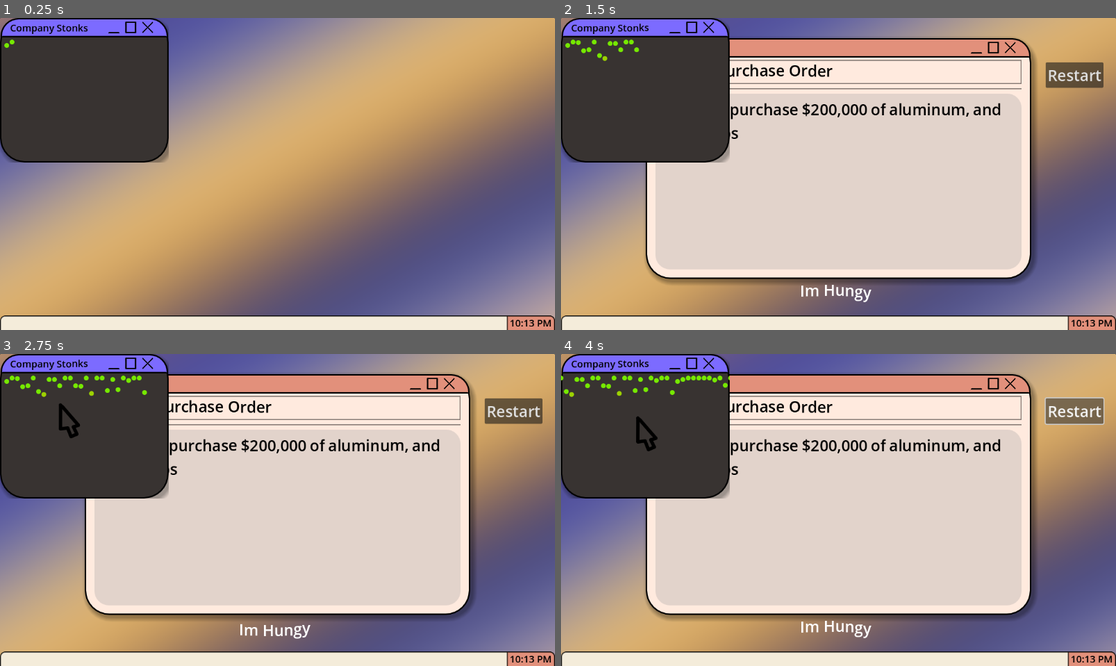
Above: before the commit, frames 1-4 (two rows, left to right).
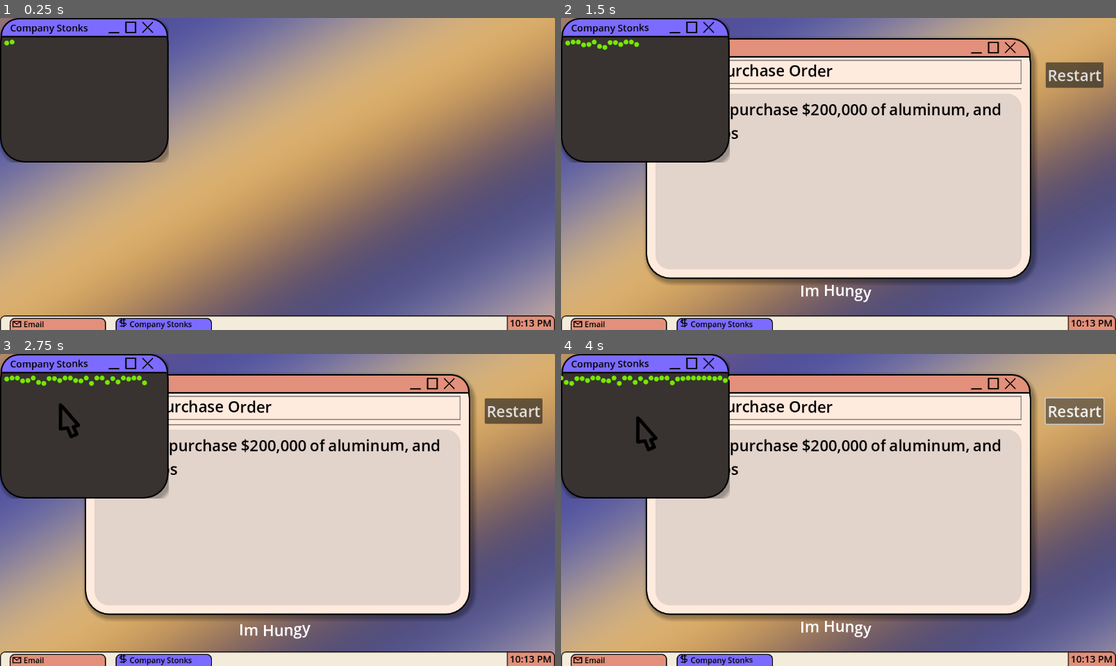
Above: after the commit, the same moments.

Repository: ikearatvibes/chill25_game
Game: Godot game, scene res://Scenes/game.tscn
Same seed, same stepped clock (60 frames per second), same inputs: the game is played once before the commit and once after it.
Inputs (mouse positions are in pixels of both pictures, inside the frame that each line leads up to):
- Up to frame 1 (0.25 s): no input
- Up to frame 2 (1.5 s): click "Company Stonks" at 0.5 s; click (594, 323) at 1.25 s, where only the run after the commit has a clickable "Email"
- Up to frame 3 (2.75 s): click "I’d" at 2 s
- Up to frame 4 (4 s): click "Company Stonks" at 2.75 s; click "Restart" at 3.5 s

The runs differ from the first frame. In frame 1, 1.4% of the frame differs, in the area x 0-39%, y 7-100%; in frame 2, 1.6%; in frame 3, 1.7%, in the area x 0-39%, y 6-100%; in frame 4, 1.7%.

Commit message:
Build 3

Diff:
--- a/Materials/Puzzles/testing/Test2Puzzle.tres
+++ b/Materials/Puzzles/testing/Test2Puzzle.tres
@@ -7,7 +7,7 @@
 name = "Test2"
 title = "RE: RE: RE: Vacation Request"
 starting_text = "I will be out tomorrow for vacation. See you soon Jeff."
-solved_text = Array[String](["I See you Jeff."])
+solved_text = Array[String](["I See you Jeff.", "I will be out for you Jeff.", "I will out you Jeff.", "I will out you soon Jeff.", "I will be out for you soon Jeff."])
 prompt = "In plain sight"
 word_deletes = 7
 word_moves = 0
--- a/Materials/Puzzles/testing/blackmail_threat.tres
+++ b/Materials/Puzzles/testing/blackmail_threat.tres
@@ -6,9 +6,9 @@
 script = ExtResource("1_dmo0r")
 name = "Blackmail Picnic"
 title = "RE: Employee Appreciation!"
-starting_text = "Barbara, I remember what you did at the company picnic last year. Or was it this year? I’ll have to pass on tomorrow sadly!! Hurry and take up the promotion Bill is offering to you, I might accidentally reveal it to everyone"
-solved_text = Array[String](["Barbara, I remember what you d …(76 unchanged characters)… o you, Or I might reveal it to everyone"])
+starting_text = "Barbara, I remember what you did at the company picnic last year. I’ll have to pass on tomorrow sadly!! Hurry and take up the promotion Bill is offering to you, I might accidentally reveal it to everyone"
+solved_text = Array[String](["Barbara, I remember what you d …(76 unchanged characters)… o you, Or I might reveal it to everyone", "Barbara, I remember what you did at the company picnic last year. Hurry and pass up the promotion Bill is offering to you, I might reveal it to everyone", "Barbara, I remember what you did at the company picnic last year. pass up the promotion Bill is offering you, Or I might accidentally reveal it to everyone"])
 prompt = "Blackmailed to Pass the Promotion
 "
-word_deletes = 14
+word_deletes = 9
 word_moves = 1
--- a/Materials/Puzzles/testing/drinking.tres
+++ b/Materials/Puzzles/testing/drinking.tres
@@ -7,7 +7,7 @@
 name = "Driving"
 title = "Well Done Everyone!"
 starting_text = "I am happy to say we won an award! Love you all, be sure to keep drinking water and be safe while driving!"
-solved_text = Array[String](["I love drinking and driving!", "I love drinking while driving!"])
+solved_text = Array[String](["I love drinking and driving!", "I love drinking while driving!", "I am drinking while driving!", "I am drinking and driving!"])
 prompt = "Unsafe and Irresponsible"
 word_deletes = 18
 word_moves = 0
--- /dev/null
+++ b/Materials/Puzzles/testing/im_not_sorry.tres
@@ -0,0 +1,13 @@
+[gd_resource type="Resource" script_class="Puzzle" load_steps=2 format=3 uid="uid://o5br0nnjd5l5"]
+
+[ext_resource type="Script" path="res://Materials/Puzzles/PuzzleResource.gd" id="1_bokcc"]
+
+[resource]
+script = ExtResource("1_bokcc")
+name = "ChipShippingMistake"
+title = "Chip Shipping Mistake"
+starting_text = "I'm sorry, this ordeal is not on you. Come to my office."
+solved_text = Array[String](["I'm not sorry, this ordeal is on you. Come to my office."])
+prompt = "Shifting Blame"
+word_deletes = 0
+word_moves = 1
--- a/Scenes/Windows/stonks_window.gd
+++ b/Scenes/Windows/stonks_window.gd
@@ -1,7 +1,7 @@
 extends WindowsBase
 
 var completion_percent : float = 0
-var y_variation : float = .15
+var y_variation : float = .05
 var stonk_pos : Array[float] = []
 var pips : Array[Control] = []
 var max_pips : int = 35
--- a/Scenes/Windows/window.gd
+++ b/Scenes/Windows/window.gd
@@ -2,6 +2,7 @@
 class_name PuzzleWindow
 
 var current_puzzle : Puzzle = null
+var solved_puzzle = false
 
 #texts
 var current_body : Array[String] = []:
@@ -16,6 +17,8 @@
 @onready var prompt: UsableRichText = $Background/Prompt
 @onready var background: Panel = $Background
 
+var undo_actions : Dictionary #{#add/move, [word, index]}
+
 #removal
 var currently_selected_removal : RemovalUI = null
 var word_removals : int = 0
@@ -30,17 +33,20 @@
 
 var delete_hint_clicked = false
 var word_hint_clicked = false
+var restart_hint_clicked = false
+
+@onready var mouse_indicatior: TextureRect = $Background/RestartButton/MouseIndicatior
 
 signal solved #calls when solved
 
 const USABLE_RICH_TEXT = preload("res://Scenes/Text/usable_rich_text.tscn")
-
 
 #~~~~~Setup~~~~~
 
 #loads a puzzle
 func load_puzzle(new_puzzle : Puzzle):
 	current_puzzle = new_puzzle
+	solved_puzzle = false
 
 	#load the body words
 	load_body_words()
@@ -143,6 +149,7 @@
 		#compare body with solution
 		if current_copy == split_solution:
 			print("Solved!")
+			solved_puzzle = true
 			solved.emit()
 			return
 		#else:
@@ -181,6 +188,8 @@
 
 	words_updated()
 
+	check_if_failed()
+
 func delete_word(word : UsableRichText):
 	if !word_hint_clicked:
 		word_hint_clicked = true
@@ -205,6 +214,15 @@
 		_on_word_removal_toggled(false)
 
 	words_updated()
+
+	check_if_failed()
+
+func check_if_failed():
+	if word_removals == 0 and word_moves == 0 and !solved_puzzle:
+		prompt.label_text = "Not bad enough, retry?"
+		if !restart_hint_clicked:
+			SignalBus.hint_clicked.emit()
+			mouse_indicatior.visible = true
 
 #~~~~~Toggle Removals~~~~~
 func removal_ui_clicked(ui : RemovalUI):
@@ -252,4 +270,9 @@
 
 #~~~~~Restart~~~~~
 func _on_restart_button_pressed() -> void:
+	if mouse_indicatior.visible:
+		restart_hint_clicked = true
+		mouse_indicatior.visible = false
+		SignalBus.hint_clicked.emit()
+
 	restart_puzzle()
--- a/Scenes/Windows/window.tscn
+++ b/Scenes/Windows/window.tscn
@@ -10,6 +10,7 @@
 [ext_resource type="Texture2D" uid="uid://bah1t6jnhk5pw" path="res://Assets/x_testing.png" id="5_bjh7j"]
 [ext_resource type="Texture2D" uid="uid://bth5xmq6nbufd" path="res://Assets/mail.png" id="6_br407"]
 [ext_resource type="Texture2D" uid="uid://ca1fcrldr5u0s" path="res://Assets/move_testing.png" id="6_sie1r"]
+[ext_resource type="PackedScene" uid="uid://4xjvif1s8666" path="res://Scenes/mouse_indicatior.tscn" id="10_m63xr"]
 
 [sub_resource type="StyleBoxFlat" id="StyleBoxFlat_o20wa"]
 bg_color = Color(1, 0.915643, 0.870732, 1)
@@ -219,6 +220,16 @@
 theme_override_font_sizes/font_size = 32
 text = "Restart"
 
+[node name="MouseIndicatior" parent="Background/RestartButton" instance=ExtResource("10_m63xr")]
+visible = false
+layout_mode = 0
+anchors_preset = 0
+offset_left = -35.0
+offset_top = -21.5
+offset_right = 92.9997
+offset_bottom = 106.5
+hint_clicked_tick = 0
+
 [node name="Prompt" parent="Background" instance=ExtResource("2_kjttx")]
 layout_mode = 1
 anchors_preset = -1
--- a/Scenes/Windows/window_manager.gd
+++ b/Scenes/Windows/window_manager.gd
@@ -17,12 +17,14 @@
 
 func load_next_puzzle():
 	window.load_puzzle(puzzle_progression[current_puzzle_index])
+	MusicManager.play_random_pitch(MusicManager.mail_in)
 
 	await window.enter_anim()
 
 func puzzle_solved():
 	#put small animation here
 	cpu_particles_2d.emitting = true #emit particles
+	MusicManager.play_random_pitch(MusicManager.mail_succeed)
 	await get_tree().create_timer(.5).timeout
 
 	next_button.visible = true
@@ -36,6 +38,7 @@
 		print("Game Won!")
 		return
 
+	MusicManager.play_random_pitch(MusicManager.mail_out)
 	await window.exit_anim()
 
 	completion_percent = float(current_puzzle_index) / float(puzzle_progression.size() - 1) #-1 for end message
--- /dev/null
+++ b/Scenes/app_taskbar.gd
@@ -0,0 +1,40 @@
+@tool
+extends Panel
+
+@export var window_focus : WindowsBase
+@onready var texture_rect: TextureRect = $HBoxContainer/TextureRect
+@onready var usable_rich_text: UsableRichText = $HBoxContainer/UsableRichText
+
+var mouse_hovering = false
+
+
+func _process(delta: float) -> void:
+	if Engine.is_editor_hint():
+		return
+
+	if Input.is_action_just_pressed("ClickWindow") and mouse_hovering:
+		print("Clicked")
+		SignalBus.focus_window.emit(window_focus)
+
+@export var icon : Texture:
+	set(value):
+		icon = value
+		if !is_inside_tree(): return
+		texture_rect.texture = icon
+
+@export var text : String:
+	set(value):
+		text = value
+		if !is_inside_tree(): return
+		usable_rich_text.label_text = text
+
+func _ready() -> void:
+	texture_rect.texture = icon
+	usable_rich_text.label_text = text
+
+
+func _on_mouse_entered() -> void:
+	mouse_hovering = true
+
+func _on_mouse_exited() -> void:
+	mouse_hovering = false
--- /dev/null
+++ b/Scenes/app_taskbar.tscn
@@ -0,0 +1,47 @@
+[gd_scene load_steps=5 format=3 uid="uid://du2vifs8fqviu"]
+
+[ext_resource type="Script" path="res://Scenes/app_taskbar.gd" id="1_f2cgy"]
+[ext_resource type="Texture2D" uid="uid://bth5xmq6nbufd" path="res://Assets/mail.png" id="1_qhy7b"]
+[ext_resource type="PackedScene" uid="uid://ct3tfncha3soj" path="res://Scenes/Text/usable_rich_text.tscn" id="3_kaydk"]
+
+[sub_resource type="StyleBoxFlat" id="StyleBoxFlat_xoef1"]
+bg_color = Color(0.886275, 0.564706, 0.482353, 1)
+border_width_left = 2
+border_width_top = 2
+border_width_right = 2
+border_color = Color(0, 0, 0, 1)
+corner_radius_top_left = 10
+corner_radius_top_right = 10
+
+[node name="AppTaskbar" type="Panel"]
+custom_minimum_size = Vector2(200, 20)
+theme_override_styles/panel = SubResource("StyleBoxFlat_xoef1")
+script = ExtResource("1_f2cgy")
+
+[node name="HBoxContainer" type="HBoxContainer" parent="."]
+layout_mode = 1
+anchors_preset = -1
+anchor_right = 1.0
+anchor_bottom = 1.0
+offset_left = 5.0
+grow_horizontal = 2
+grow_vertical = 2
+
+[node name="TextureRect" type="TextureRect" parent="HBoxContainer"]
+custom_minimum_size = Vector2(20, 20)
+layout_mode = 2
+size_flags_horizontal = 0
+texture = ExtResource("1_qhy7b")
+expand_mode = 1
+stretch_mode = 4
+
+[node name="UsableRichText" parent="HBoxContainer" instance=ExtResource("3_kaydk")]
+layout_mode = 2
+mouse_filter = 1
+theme_override_font_sizes/font_size = 16
+text = "Mail"
+label_text = "Mail"
+text_size = 16
+
+[connection signal="mouse_entered" from="." to="." method="_on_mouse_entered"]
+[connection signal="mouse_exited" from="." to="." method="_on_mouse_exited"]
--- a/Scenes/game.tscn
+++ b/Scenes/game.tscn
@@ -6,8 +6,10 @@
 [ext_resource type="Shader" path="res://Materials/Shaders/background.gdshader" id="2_vguof"]
 [ext_resource type="Script" path="res://Materials/Puzzles/PuzzleResource.gd" id="3_aj0kh"]
 [ext_resource type="PackedScene" uid="uid://d02tnwla7v5kh" path="res://Scenes/taskbar.tscn" id="3_y7vem"]
+[ext_resource type="PackedScene" uid="uid://du2vifs8fqviu" path="res://Scenes/app_taskbar.tscn" id="4_vg8jk"]
 [ext_resource type="Resource" uid="uid://cn8gss8d2dg45" path="res://Materials/Puzzles/testing/Test2Puzzle.tres" id="5_koc2f"]
 [ext_resource type="Resource" uid="uid://wksw4y3nkyqq" path="res://Materials/Puzzles/testing/all_fire_ed.tres" id="5_t51m8"]
+[ext_resource type="Texture2D" uid="uid://t806bqhsppo3" path="res://Assets/money.png" id="6_cdw4k"]
 [ext_resource type="Resource" uid="uid://bk855p4xnfl28" path="res://Materials/Puzzles/testing/leg_donor.tres" id="6_h20ba"]
 [ext_resource type="Resource" uid="uid://bu5sf8avjx12m" path="res://Materials/Puzzles/testing/blackmail_threat.tres" id="6_jbqw5"]
 [ext_resource type="Resource" uid="uid://dsjx0mb5jxfus" path="res://Materials/Puzzles/testing/hungry.tres" id="6_rd4lq"]
@@ -16,12 +18,22 @@
 [ext_resource type="Resource" uid="uid://tyonv3ryqsmv" path="res://Materials/Puzzles/testing/malaysia.tres" id="8_6qifb"]
 [ext_resource type="Resource" uid="uid://ctvw1o2oll5vs" path="res://Materials/Puzzles/testing/win_message.tres" id="11_r4lke"]
 [ext_resource type="PackedScene" uid="uid://crbj54we6037k" path="res://Scenes/Windows/stonks_window.tscn" id="12_r8fcj"]
+[ext_resource type="Resource" uid="uid://o5br0nnjd5l5" path="res://Materials/Puzzles/testing/im_not_sorry.tres" id="13_v52c1"]
 [ext_resource type="Texture2D" uid="uid://bth5xmq6nbufd" path="res://Assets/mail.png" id="14_2yt2n"]
 [ext_resource type="PackedScene" uid="uid://4xjvif1s8666" path="res://Scenes/mouse_indicatior.tscn" id="18_hg3xb"]
 
 [sub_resource type="ShaderMaterial" id="ShaderMaterial_rek5k"]
 shader = ExtResource("2_vguof")
 shader_parameter/time_mult = 1.0
+
+[sub_resource type="StyleBoxFlat" id="StyleBoxFlat_osmu3"]
+bg_color = Color(0.486275, 0.419608, 1, 1)
+border_width_left = 2
+border_width_top = 2
+border_width_right = 2
+border_color = Color(0, 0, 0, 1)
+corner_radius_top_left = 10
+corner_radius_top_right = 10
 
 [sub_resource type="Curve" id="Curve_wayp8"]
 max_value = 2.0
@@ -52,7 +64,19 @@
 
 [node name="Taskbar" parent="Background" instance=ExtResource("3_y7vem")]
 layout_mode = 1
-offset_top = 0.0
+
+[node name="AppTaskbar" parent="Background/Taskbar/AppContainer" index="0" node_paths=PackedStringArray("window_focus") instance=ExtResource("4_vg8jk")]
+layout_mode = 2
+window_focus = NodePath("../../../../WindowManager/Window")
+icon = ExtResource("14_2yt2n")
+text = "Email"
+
+[node name="AppTaskbar2" parent="Background/Taskbar/AppContainer" index="1" node_paths=PackedStringArray("window_focus") instance=ExtResource("4_vg8jk")]
+layout_mode = 2
+theme_override_styles/panel = SubResource("StyleBoxFlat_osmu3")
+window_focus = NodePath("../../../../WindowManager/StonksWindow")
+icon = ExtResource("6_cdw4k")
+text = "Company Stonks"
 
 [node name="WindowManager" type="Control" parent="."]
 layout_mode = 1
@@ -62,7 +86,7 @@
 grow_horizontal = 2
 grow_vertical = 2
 script = ExtResource("1_2r07c")
-puzzle_progression = Array[ExtResource("3_aj0kh")]([ExtResource("6_rd4lq"), ExtResource("6_h20ba"), ExtResource("6_y3jhq"), ExtResource("5_koc2f"), ExtResource("7_m8j71"), ExtResource("5_t51m8"), ExtResource("8_6qifb"), ExtResource("6_jbqw5"), ExtResource("11_r4lke")])
+puzzle_progression = Array[ExtResource("3_aj0kh")]([ExtResource("6_rd4lq"), ExtResource("6_h20ba"), ExtResource("6_y3jhq"), ExtResource("5_koc2f"), ExtResource("13_v52c1"), ExtResource("5_t51m8"), ExtResource("7_m8j71"), ExtResource("8_6qifb"), ExtResource("6_jbqw5"), ExtResource("11_r4lke")])
 
 [node name="ParticlePlacer" type="Control" parent="WindowManager"]
 layout_mode = 1
@@ -78,6 +102,7 @@
 grow_vertical = 0
 
 [node name="CPUParticles2D" type="CPUParticles2D" parent="WindowManager/ParticlePlacer"]
+z_index = 5
 position = Vector2(20, 20)
 emitting = false
 amount = 100
@@ -140,10 +165,10 @@
 anchor_top = 0.0
 anchor_right = 0.0
 anchor_bottom = 0.0
-offset_left = 25.0
-offset_top = 5.0
-offset_right = 153.0
-offset_bottom = 133.0
+offset_left = 0.0
+offset_top = 0.0
+offset_right = 128.0
+offset_bottom = 128.0
 grow_horizontal = 1
 grow_vertical = 1
 
@@ -164,12 +189,14 @@
 anchor_top = 0.0
 anchor_right = 0.0
 anchor_bottom = 0.0
-offset_left = 25.0
-offset_top = 5.0
-offset_right = 153.0
-offset_bottom = 133.0
+offset_left = 0.0
+offset_top = 0.0
+offset_right = 128.0
+offset_bottom = 128.0
 grow_horizontal = 1
 grow_vertical = 1
 hint_clicked_tick = 2
 
 [connection signal="solved" from="WindowManager/Window" to="WindowManager" method="puzzle_solved"]
+
+[editable path="Background/Taskbar"]
--- /dev/null
+++ b/Scenes/music_manager.gd
@@ -0,0 +1,18 @@
+extends Node
+
+@onready var click: AudioStreamPlayer = $Click
+@onready var mail_out: AudioStreamPlayer = $MailOut
+@onready var mail_in: AudioStreamPlayer = $MailIn
+@onready var mail_succeed: AudioStreamPlayer = $MailSucceed
+
+var pitch_variation = .2
+
+func _process(delta: float) -> void:
+	if Input.is_action_just_pressed("ClickWindow"):
+		play_random_pitch(click)
+
+func play_random_pitch(sound):
+	var pitch = 1 + randf_range(-pitch_variation, pitch_variation)
+
+	sound.pitch_scale = pitch
+	sound.play()
--- /dev/null
+++ b/Scenes/music_manager.tscn
@@ -0,0 +1,33 @@
+[gd_scene load_steps=7 format=3 uid="uid://duk20fdbyqrnt"]
+
+[ext_resource type="Script" path="res://Scenes/music_manager.gd" id="1_lyajr"]
+[ext_resource type="AudioStream" uid="uid://5osdwtvuta7p" path="res://Assets/sound/coverless-book-lofi-186307.mp3" id="2_rrf7s"]
+[ext_resource type="AudioStream" uid="uid://crxwlgm3rgiau" path="res://Assets/sound/mouse-click-290204.mp3" id="3_rs02q"]
+[ext_resource type="AudioStream" uid="uid://bes5bhjli7vs5" path="res://Assets/sound/woosh-230554.mp3" id="4_noqkc"]
+[ext_resource type="AudioStream" uid="uid://c5xbvw1g1h8q1" path="res://Assets/sound/system-notification-199277.mp3" id="5_e6jro"]
+[ext_resource type="AudioStream" uid="uid://bkojahaaepe7w" path="res://Assets/sound/new-positive-notice-161930.mp3" id="6_08snj"]
+
+[node name="MusicManager" type="Node"]
+script = ExtResource("1_lyajr")
+
+[node name="BGM" type="AudioStreamPlayer" parent="."]
+stream = ExtResource("2_rrf7s")
+autoplay = true
+bus = &"BGM"
+
+[node name="Click" type="AudioStreamPlayer" parent="."]
+stream = ExtResource("3_rs02q")
+volume_db = -5.0
+max_polyphony = 5
+bus = &"SFX"
+
+[node name="MailOut" type="AudioStreamPlayer" parent="."]
+stream = ExtResource("4_noqkc")
+
+[node name="MailIn" type="AudioStreamPlayer" parent="."]
+stream = ExtResource("5_e6jro")
+volume_db = 5.0
+
+[node name="MailSucceed" type="AudioStreamPlayer" parent="."]
+stream = ExtResource("6_08snj")
+volume_db = 5.0
--- a/Scenes/taskbar.gd
+++ b/Scenes/taskbar.gd
@@ -7,4 +7,4 @@
 	var afternoon = "AM"
 	if time["hour"] > 12: afternoon = "PM"
 
-	time_text.label_text = "%s:%s %s" % [time["hour"] % 12, time["minute"], afternoon]
+	time_text.label_text = "%s:%s %s" % [time["hour"] % 12, "%002d" % time["minute"], afternoon]
--- a/Scenes/taskbar.tscn
+++ b/Scenes/taskbar.tscn
@@ -32,6 +32,7 @@
 offset_top = -30.0
 grow_horizontal = 2
 grow_vertical = 0
+mouse_filter = 2
 theme = ExtResource("1_i7qgi")
 theme_override_styles/panel = SubResource("StyleBoxFlat_1kit5")
 script = ExtResource("2_ssbim")
@@ -66,3 +67,14 @@
 text = "12:02"
 label_text = "12:02"
 text_size = 20
+
+[node name="AppContainer" type="HBoxContainer" parent="."]
+layout_mode = 1
+anchors_preset = -1
+anchor_right = 0.7
+anchor_bottom = 1.0
+offset_left = 20.0
+offset_top = 5.0
+grow_horizontal = 2
+grow_vertical = 2
+theme_override_constants/separation = 20
--- /dev/null
+++ b/default_bus_layout.tres
@@ -0,0 +1,15 @@
+[gd_resource type="AudioBusLayout" format=3 uid="uid://colgshcd72qgu"]
+
+[resource]
+bus/1/name = &"BGM"
+bus/1/solo = false
+bus/1/mute = false
+bus/1/bypass_fx = false
+bus/1/volume_db = 0.0
+bus/1/send = &"Master"
+bus/2/name = &"SFX"
+bus/2/solo = false
+bus/2/mute = false
+bus/2/bypass_fx = false
+bus/2/volume_db = 0.0
+bus/2/send = &"Master"
--- a/project.godot
+++ b/project.godot
@@ -18,6 +18,7 @@
 [autoload]
 
 SignalBus="*res://Scenes/SignalBus.tscn"
+MusicManager="*res://Scenes/music_manager.tscn"
 
 [file_customization]
 
Binary file added: Assets/money.png
Not shown, added: Assets/money.png.import
Not shown, added: Assets/sound/coverless-book-lofi-186307.mp3.import
Not shown, added: Assets/sound/mouse-click-290204.mp3.import
Not shown, added: Assets/sound/new-positive-notice-161930.mp3.import
Not shown, added: Assets/sound/system-notification-199277.mp3.import
Not shown, added: Assets/sound/woosh-230554.mp3.import
Not shown: 1 places in Scenes/Windows/window.tscn that only renumber resources
Not shown: 1 places in Scenes/game.tscn that only renumber resources
Not shown, added: Assets/money.png~
Not shown, added: Assets/sound/coverless-book-lofi-186307.mp3
Not shown, added: Assets/sound/mouse-click-290204.mp3
(and 3 more such lines)
